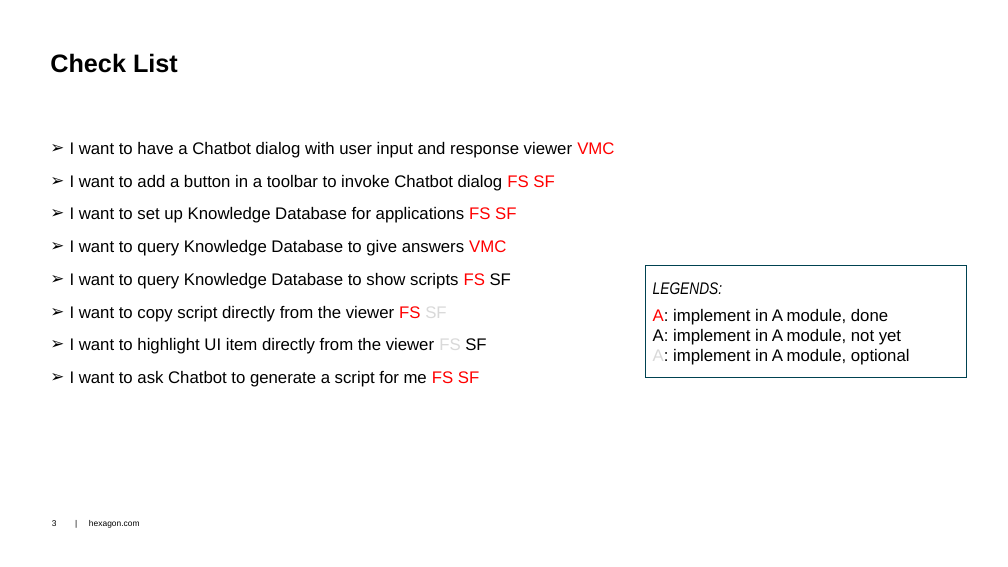
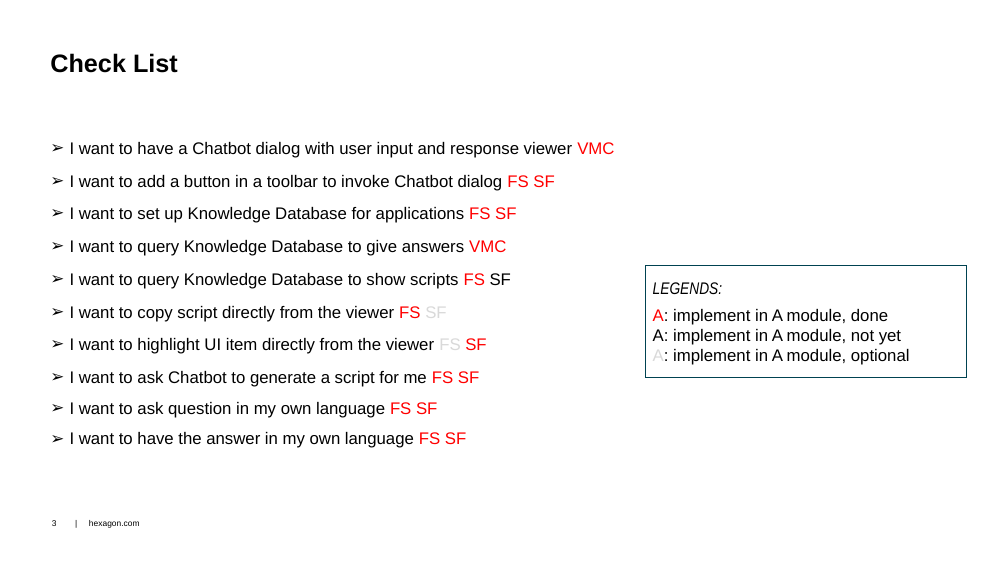
Before and after one commit to dongzgh/protos-vmccopilot, a slide deck: slide 3 of docs/VMC Hackathon 2024 - VMC.Chatbot - Demo.pptx. Drawn at 1008x567 pixels with LibreOffice and Linux fonts; fonts in the diff are those of the drawing; background and template pictures are left out. Boxes give left, top, right and bottom in pixels: in the first picture for what was removed or moved away, otherwise in the second. Text is boxed around its words. In the diff, an @@ line names an element or a change of style, - is before the commit and + after.

```diff
--- a/docs/VMC Hackathon 2024 - VMC.Chatbot - Demo.pptx
+++ b/docs/VMC Hackathon 2024 - VMC.Chatbot - Demo.pptx
@@ text at [70,336,486,355]: text colour #000000 to #FF0000 in "SF" @@
@@ text at [70,402,466,448]: paragraphs added @@
+➢ I want to ask question in my own language FS SF
+➢ I want to have the answer in my own language FS SF
```
Also in this commit, not shown: 6 other slides changed, 1 slide added, 2 slides removed, 1 other file.
